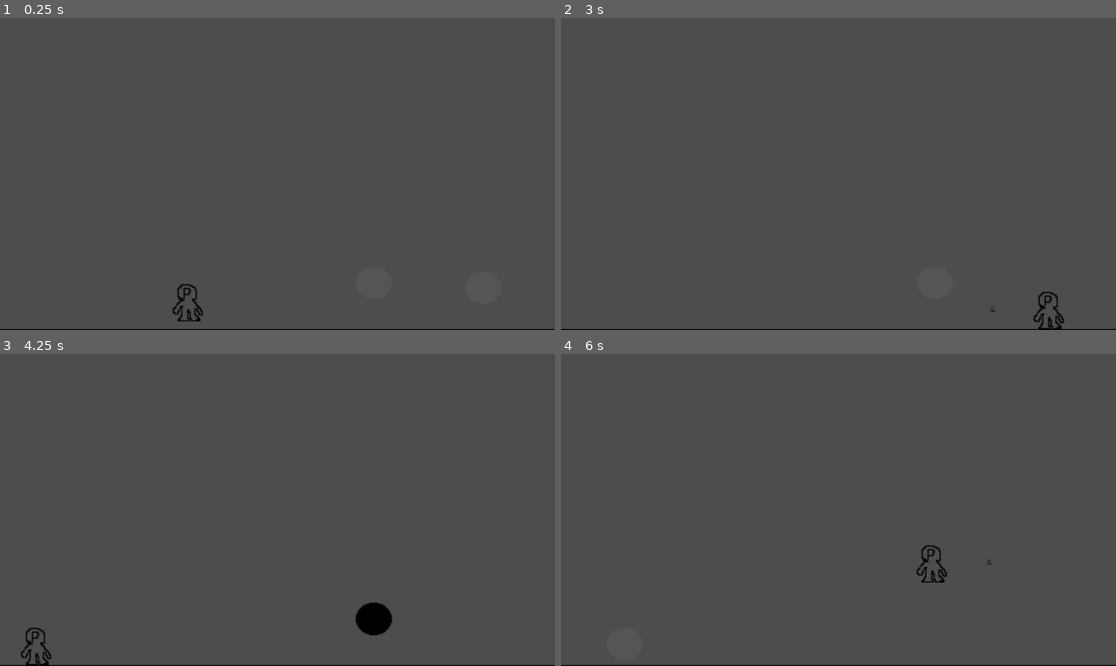
Above: before the commit, frames 1-4 (two rows, left to right).
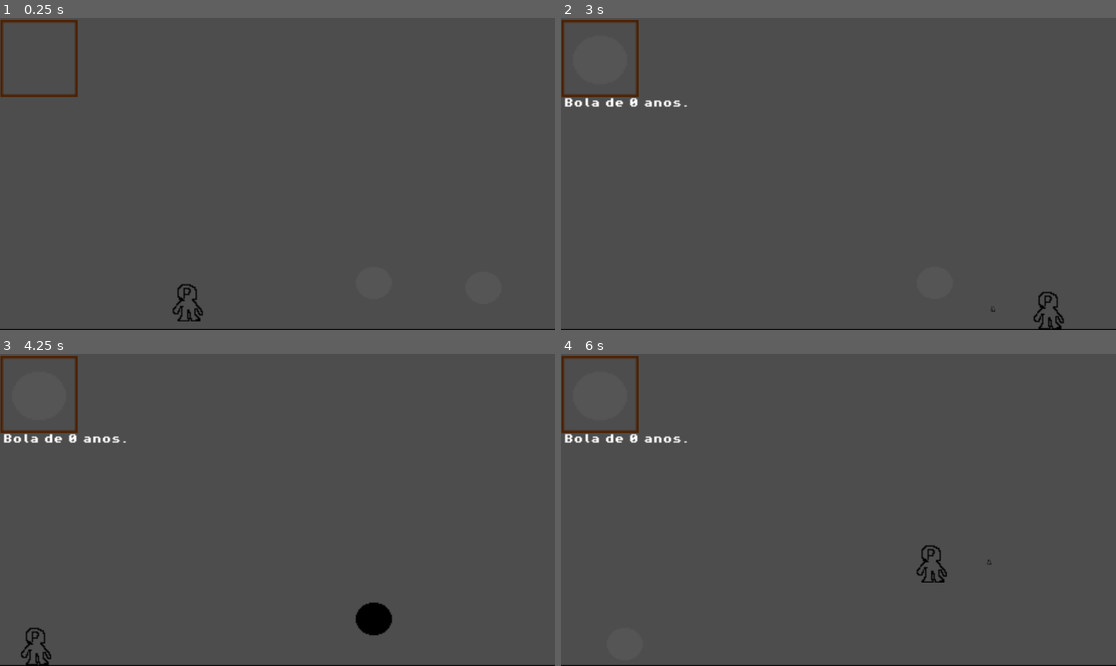
Above: after the commit, the same moments.

Repository: DanielKuhnDeAraujo/OutOfTime
Game: Godot game, scene res://secenes/jogo.tscn
Two runs of this game, one before a commit and one after it. Both use one fixed random seed, a clock stepped at 60 frames per second and the inputs below. The engine's default icon, where the game draws it, is replaced by a stand-in: a white triangle on a blue panel in a dark square.
Inputs:
- Up to frame 1 (0.25 s): no input
- Up to frame 2 (3 s): tap Enter (ui_accept) at 0.5, 0.77, 1.52, 2 s; hold Right (ui_right) 0.53-2.03 s; tap V (futuro) at 0.6 s; tap X (instanciar) at 1.35 s; hold Left (ui_left) from 2.03 s (still down); tap C (passado) at 2.1 s; tap Z (pegar) at 2.85 s
- Up to frame 3 (4.25 s): keep holding Left (ui_left); tap Enter (ui_accept) at 3.02, 3.77 s; tap V (futuro) at 3.6 s
- Up to frame 4 (6 s): release Left (ui_left) at 4.28 s; hold Right (ui_right) from 4.28 s (still down); tap X (instanciar) at 4.35 s; tap Enter (ui_accept) at 4.52, 5.75 s; tap C (passado) at 5.1 s; tap Z (pegar) at 5.85 s

The runs differ from the first frame. In frame 1, 0.5% of the frame differs, in the area x 0-15%, y 0-26%; in frame 2, 0.8%, in the area x 0-23%, y 0-29%; in frame 3, 0.8%; in frame 4, 0.8%.

Commit message:
uns baguio aí

Diff:
--- a/secenes/jogo.tscn
+++ b/secenes/jogo.tscn
@@ -6,6 +6,7 @@
 [ext_resource type="Texture2D" uid="uid://dtiyeog25tj4k" path="res://assets/tileholderset.png" id="2_xa44m"]
 [ext_resource type="PackedScene" uid="uid://3k2g35fpa4hn" path="res://secenes/quadrado.tscn" id="3_an2ke"]
 [ext_resource type="Texture2D" uid="uid://66r3uo0h6sni" path="res://assets/moldura.png" id="4_1gnu7"]
+[ext_resource type="FontFile" uid="uid://bvfihk87sg2c0" path="res://assets/PixelOperator8-Bold.ttf" id="7_vhqen"]
 
 [sub_resource type="TileSetAtlasSource" id="TileSetAtlasSource_vhqen"]
 texture = ExtResource("2_xa44m")
@@ -24,6 +25,10 @@
 physics_layer_0/collision_layer = 1
 sources/1 = SubResource("TileSetAtlasSource_7cdr2")
 sources/0 = SubResource("TileSetAtlasSource_vhqen")
+
+[sub_resource type="LabelSettings" id="LabelSettings_xa44m"]
+font = ExtResource("7_vhqen")
+font_size = 8
 
 [node name="jogo" type="Node2D"]
 script = ExtResource("1_56hio")
@@ -44,19 +49,20 @@
 position = Vector2(80, 186)
 
 [node name="SpriteInventario" type="Sprite2D" parent="."]
-position = Vector2(-473.5, -225.5)
-scale = Vector2(6.0937505, 6.21875)
+position = Vector2(-198, 1)
+scale = Vector2(1.5, 1.5)
 
 [node name="Sprite2D2" type="Sprite2D" parent="."]
-position = Vector2(-473.5, -225.5)
-scale = Vector2(6.0937505, 6.21875)
+position = Vector2(-198, -1)
+scale = Vector2(2, 2)
 texture = ExtResource("4_1gnu7")
 
 [node name="Nome" type="Label" parent="."]
-offset_left = -572.0
-offset_top = -122.0
-offset_right = -382.0
-offset_bottom = -69.0
+offset_left = -228.0
+offset_top = 32.0
+offset_right = -38.0
+offset_bottom = 85.0
+label_settings = SubResource("LabelSettings_xa44m")
 
 [node name="StaticBody2D2" parent="." instance=ExtResource("3_an2ke")]
 position = Vector2(171, 190)
Binary file added: assets/PixelOperator8-Bold.ttf
Not shown, added: assets/PixelOperator8-Bold.ttf.import
Not shown: 1 places in secenes/jogo.tscn that only renumber resources
